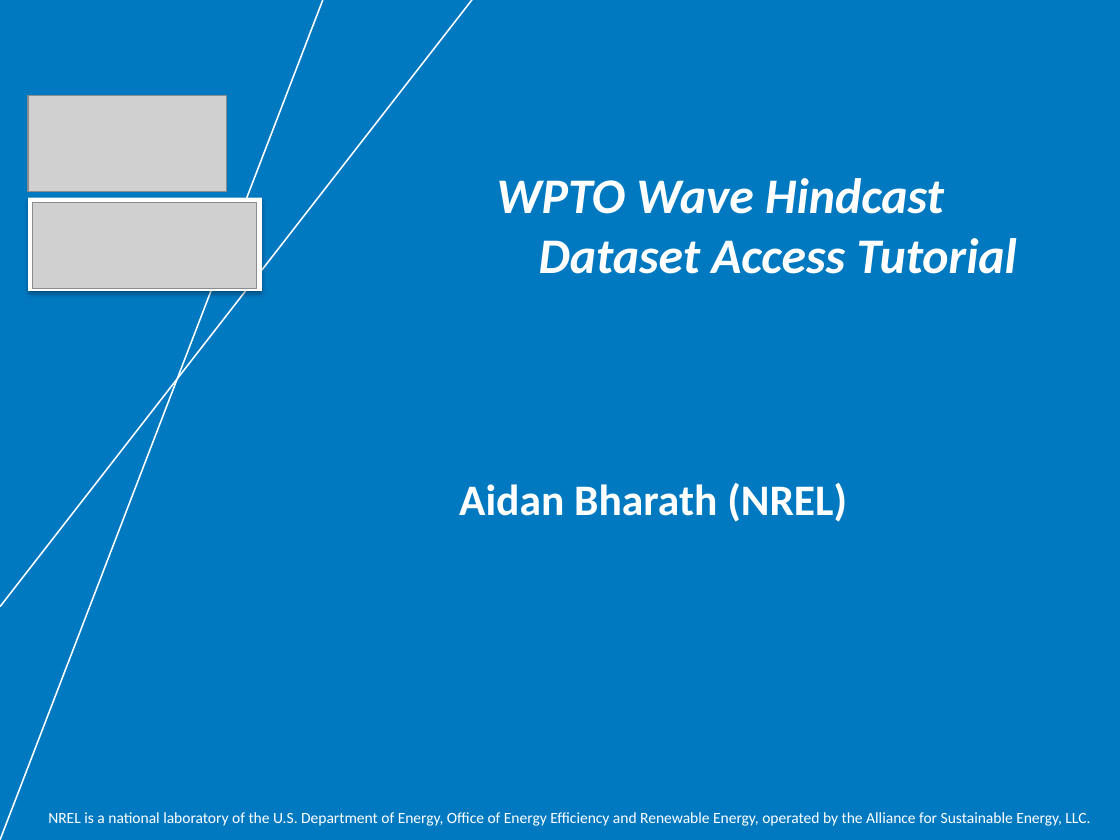
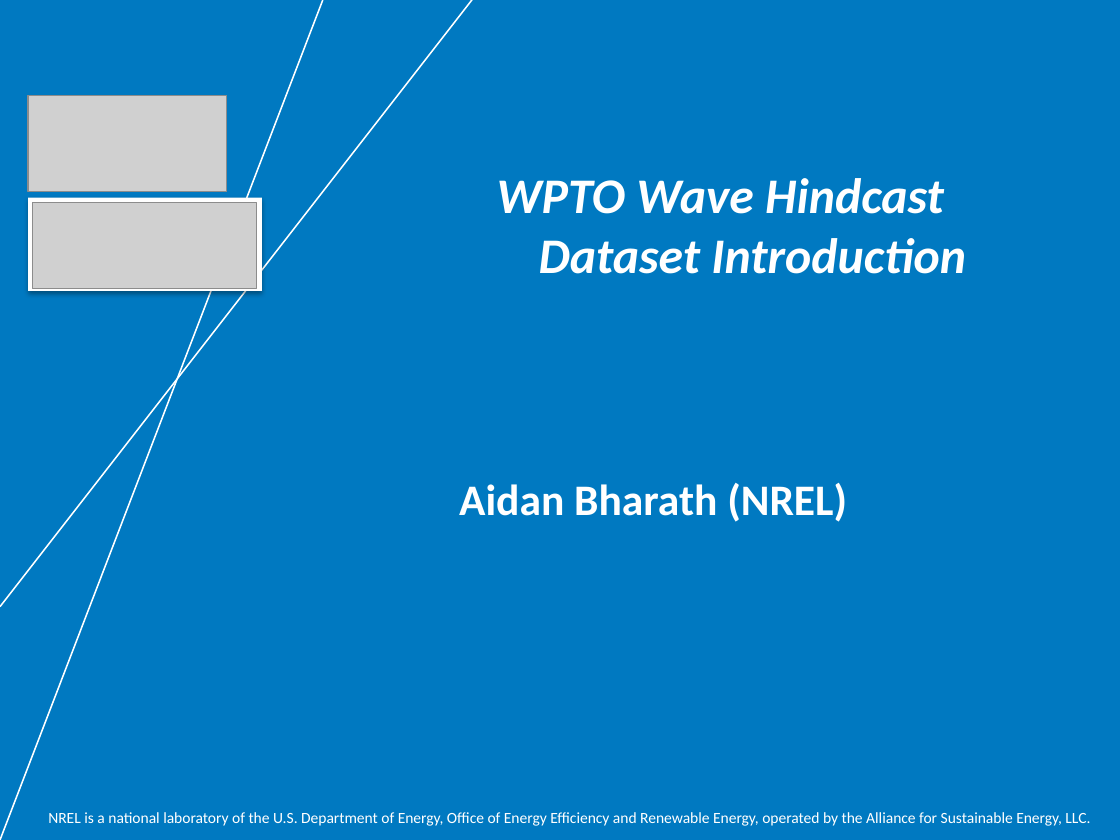
Before and after one commit to aidanbharath/WPTO_Wave_hindcast_Tutorial, a slide deck: slide 1 of static_slides/WPTO_Tutorial_presentation_static_slides.pptx. Drawn at 1120x840 pixels with LibreOffice and Linux fonts; fonts in the diff are those of the drawing; grey boxes stand for pictures; background and template pictures are left out. Boxes give left, top, right and bottom in pixels: in the first picture for what was removed or moved away, otherwise in the second. Text is boxed around its words. In the diff, an @@ line names an element or a change of style, - is before the commit and + after.

Commit message:
clean tutorial script

```diff
--- a/static_slides/WPTO_Tutorial_presentation_static_slides.pptx
+++ b/static_slides/WPTO_Tutorial_presentation_static_slides.pptx
@@ text at [497, 178, 966, 274]: text changed @@
-WPTO Wave Hindcast Dataset Access Tutorial
+WPTO Wave Hindcast Dataset Introduction
```
Also in this commit, not shown: 4 other slides changed, 2 other files.
